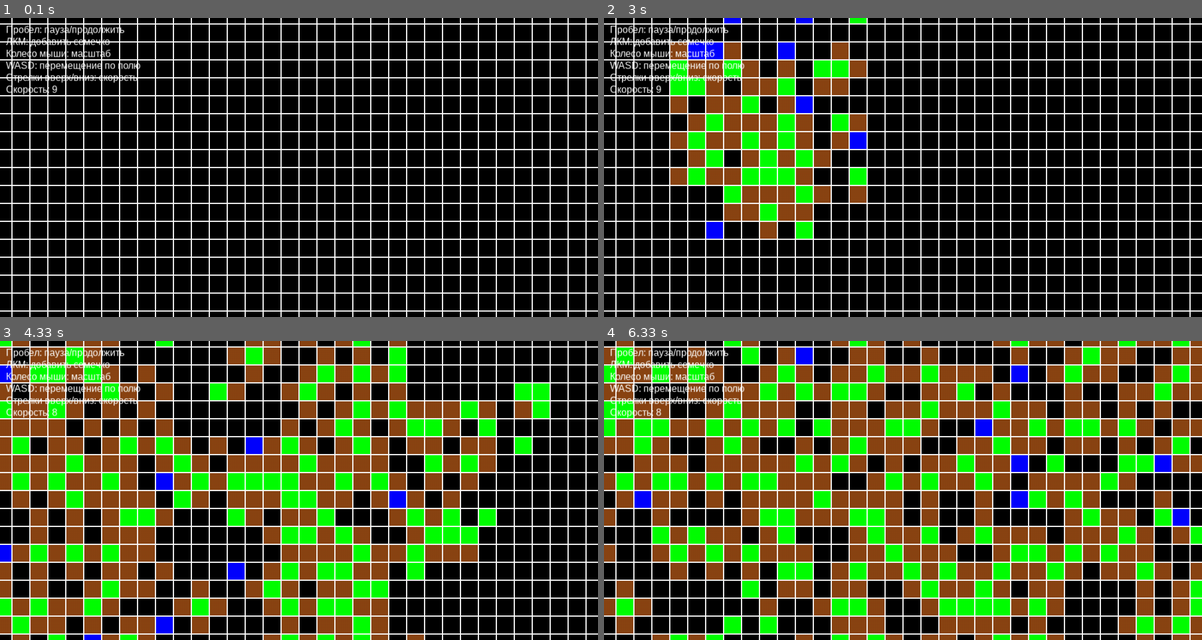
Above: before the commit, frames 1-4 (two rows, left to right).
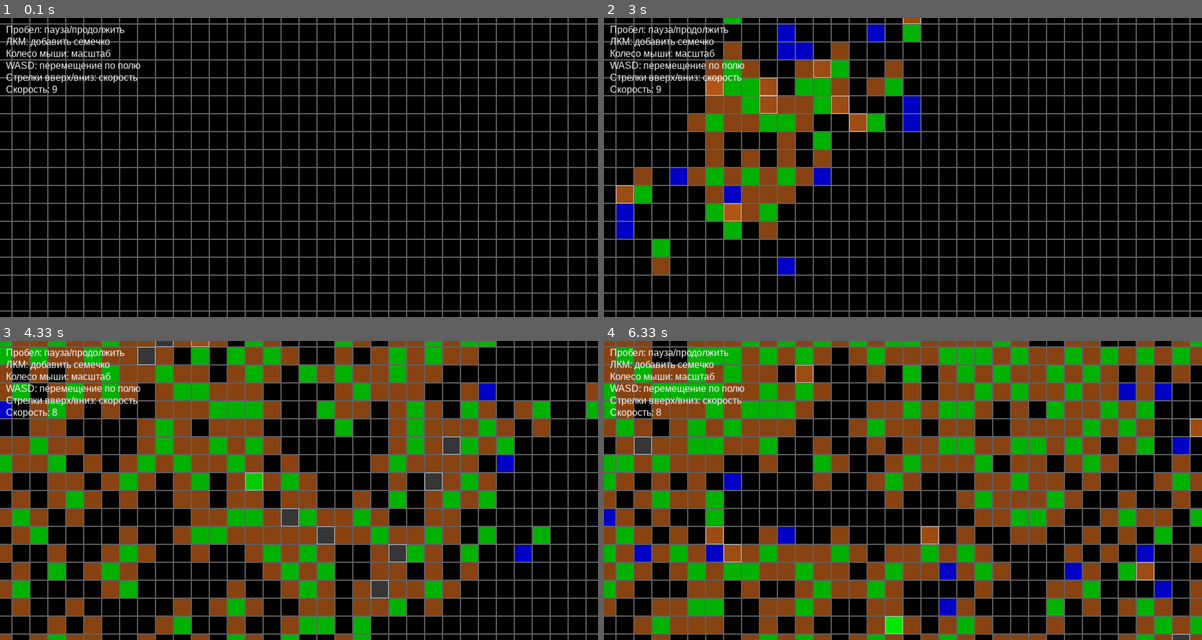
Above: after the commit, the same moments.

Repository: lusipusik/PyGameLife
Game: pygame game, started from source/main.py
Two runs of this game, one before a commit and one after it. Both use one fixed random seed, a clock stepped at 60 frames per second and the inputs below.
Inputs (mouse positions are in pixels of both pictures, inside the frame that each line leads up to):
- Up to frame 1 (0.1 s): no input
- Up to frame 2 (3 s): tap Space at 0.33 s; hold Up 0.67-1.13 s; hold Down 1.17-1.47 s; hold Up 1.5-1.87 s; hold Down 1.9-2.27 s; hold Up 2.3-2.6 s; move the mouse to (717, 122) at 2.63 s; click (717, 122) at 2.68 s; hold Down from 2.97 s (still down)
- Up to frame 3 (4.33 s): release Down at 3.27 s; hold Down 3.3-3.67 s; hold Down 3.7-4.07 s; hold Up from 4.1 s (still down)
- Up to frame 4 (6.33 s): release Up at 4.4 s; hold Down 4.43-4.73 s; hold Up 4.77-5.13 s; hold Down 5.17-5.53 s; hold Up 5.57-5.87 s; hold Down 5.9-6.2 s; hold Up from 6.23 s (still down)

The runs differ from the first frame. In frame 1, 14% of the frame differs, in the area x 0-100%, y 0-100%; in frame 2, 27%; in frame 3, 63%; in frame 4, 74%.

Commit message:
рядовой комит с дорободкой визуала

Diff:
--- a/source/Board.py
+++ b/source/Board.py
@@ -27,28 +27,66 @@
 
     def render(self, screen):
         cell_size = self.cell_size + self.zoom
+
         for y in range(self.height):
             for x in range(self.width):
                 cell = self.board[y][x]
-                color = (0, 0, 0)  # черный для пустых клеток
+                base_color = (0, 0, 0)  # черный для пустых клеток
 
+                # Определяем базовый цвет в зависимости от типа клетки
                 if cell['type'] == 1:  # семечко - синий
-                    color = (0, 0, 255)
+                    base_color = (0, 0, 200)
                 elif cell['type'] == 2:  # бутон - зеленый
-                    color = (0, 255, 0)
+                    base_color = (0, 180, 0)
                 elif cell['type'] == 3:  # корень - коричневый
-                    color = (139, 69, 19)
+                    base_color = (139, 69, 19)
 
+                # Вычисляем координаты клетки
+                cell_x = x * cell_size + (self.left - self.zoom * self.width / 2) + self.xmove
+                cell_y = y * cell_size + (self.top - self.zoom * self.height / 2) + self.ymove
+
+                # Осветляем цвет в зависимости от переизбытка плодородности
+                if cell['fertility'] > 3:
+                    excess = min(10, cell['fertility'] - 3)  # Ограничиваем максимальный эффект
+                    light_factor = 1 + (excess * 0.15)  # Коэффициент осветления
+
+                    # Осветляем базовый цвет
+                    if cell['type'] == 0:  # для пустых клеток
+                        color = (
+                            int(50 * light_factor),
+                            int(50 * light_factor),
+                            int(50 * light_factor)
+                        )
+                    else:
+                        color = (
+                            int(min(255, base_color[0] * light_factor)),
+                            int(min(255, base_color[1] * light_factor)),
+                            int(min(255, base_color[2] * light_factor))
+                        )
+                else:
+                    color = base_color
+
+                # Рисуем клетку
                 pygame.draw.rect(screen, color,
-                                 (x * cell_size + (self.left - self.zoom * self.width / 2) + self.xmove,
-                                  y * cell_size + (self.top - self.zoom * self.height / 2) + self.ymove,
-                                  cell_size,
-                                  cell_size))
-                pygame.draw.rect(screen, pygame.Color(255, 255, 255),
-                                 (x * cell_size + (self.left - self.zoom * self.width / 2) + self.xmove,
-                                  y * cell_size + (self.top - self.zoom * self.height / 2) + self.ymove,
-                                  cell_size,
-                                  cell_size), 1)
+                                 (cell_x, cell_y, cell_size, cell_size))
+
+                # Рисуем границу клетки
+                border_color = (200, 200, 200) if cell['fertility'] > 3 else (100, 100, 100)
+                pygame.draw.rect(screen, border_color,
+                                 (cell_x, cell_y, cell_size, cell_size), 1)
+
+                # Для сильно плодородных клеток добавляем эффект "сияния"
+                if cell['fertility'] > 5:
+                    glow_size = 2
+                    glow_color = (
+                        min(255, color[0] + 100),
+                        min(255, color[1] + 100),
+                        min(255, color[2] + 100)
+                    )
+                    pygame.draw.rect(screen, glow_color,
+                                     (cell_x - glow_size, cell_y - glow_size,
+                                      cell_size + glow_size * 2, cell_size + glow_size * 2),
+                                     glow_size)
 
     def set_view(self, left, top, cell_size):
         self.left = left
--- a/source/main.py
+++ b/source/main.py
@@ -6,7 +6,7 @@
     def __init__(self):
         self.window_width = 1000
         self.window_height = 500
-        self.board_width = 60
+        self.board_width = 100
         self.board_height = 30
         self.board_offset_left = -400
         self.board_offset_top = -200
